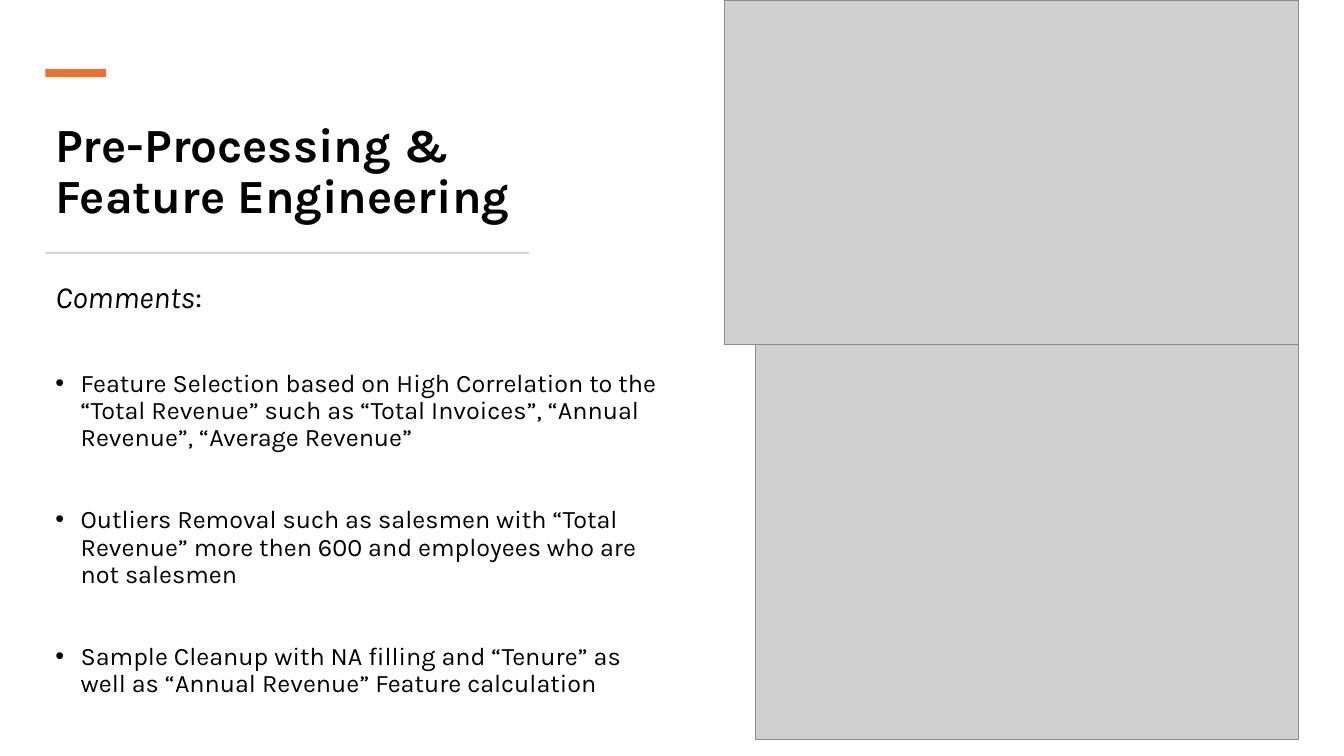
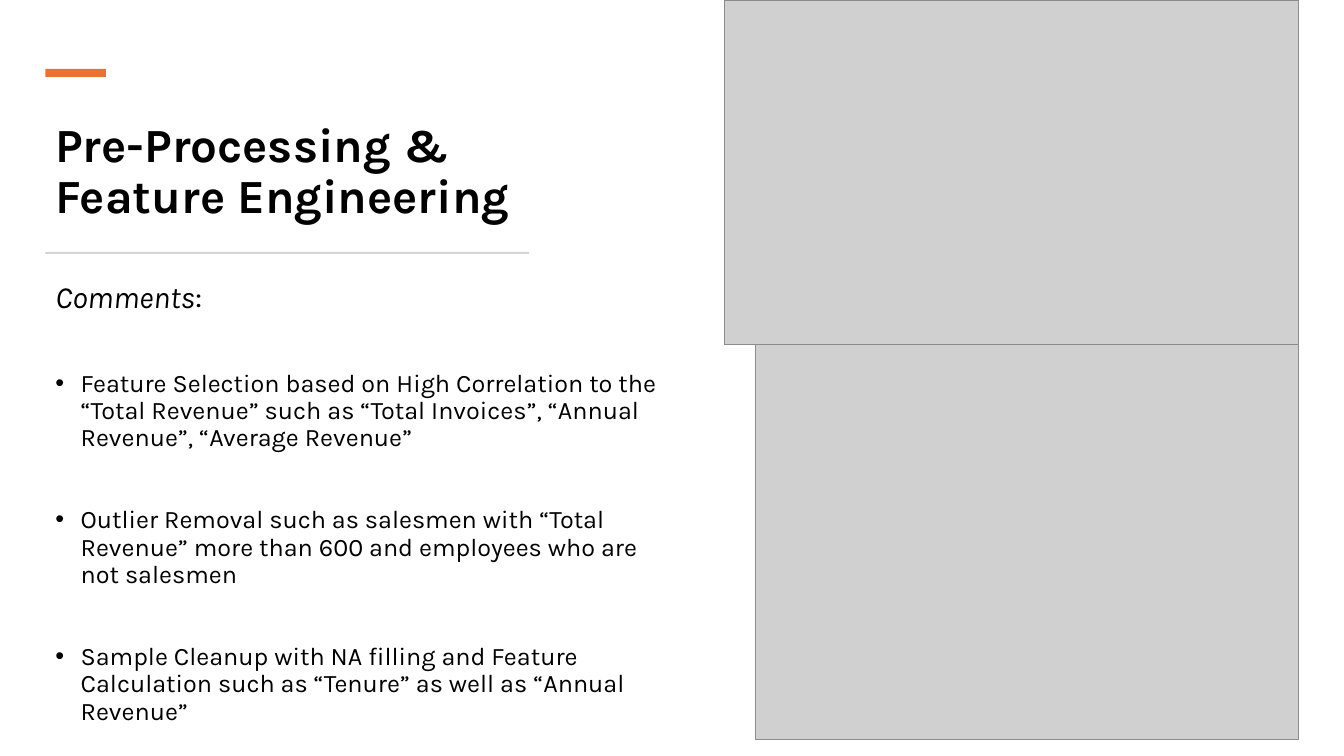
Before and after one commit to Konstant-gk/Chinook_Project, a slide deck: slide 10 of Chinook_Presentation/Project_Future_Chinook_Presentation.pptx. Drawn at 1344x756 pixels with LibreOffice and Linux fonts; fonts in the diff are those of the drawing; grey boxes stand for pictures. Boxes give left, top, right and bottom in pixels: in the first picture for what was removed or moved away, otherwise in the second. Text is boxed around its words. In the diff, an @@ line names an element or a change of style, - is before the commit and + after.

```diff
--- a/Chinook_Presentation/Project_Future_Chinook_Presentation.pptx
+++ b/Chinook_Presentation/Project_Future_Chinook_Presentation.pptx
@@ text at <box>81,510,637,721</box>: text changed @@
-• Outliers Removal such as salesmen with “Total Revenue” more then 600 and employees who are not salesmen
-• Sample Cleanup with NA filling and “Tenure” as well as “Annual Revenue” Feature calculation
+• Outlier Removal such as salesmen with “Total Revenue” more than 600 and employees who are not salesmen
+• Sample Cleanup with NA filling and Feature Calculation such as “Tenure” as well as “Annual Revenue”
```
Also in this commit, not shown: 13 other slides changed.
